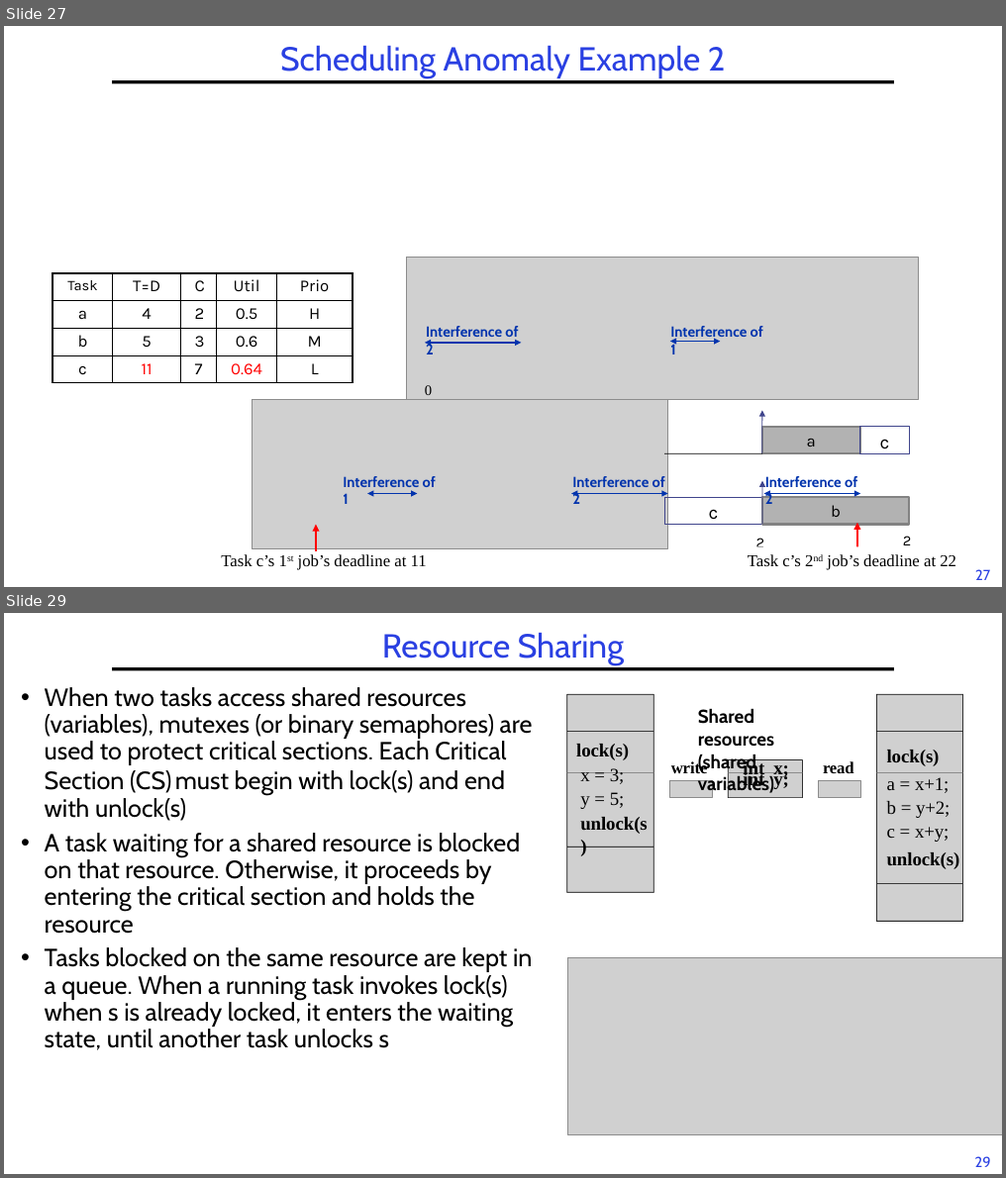
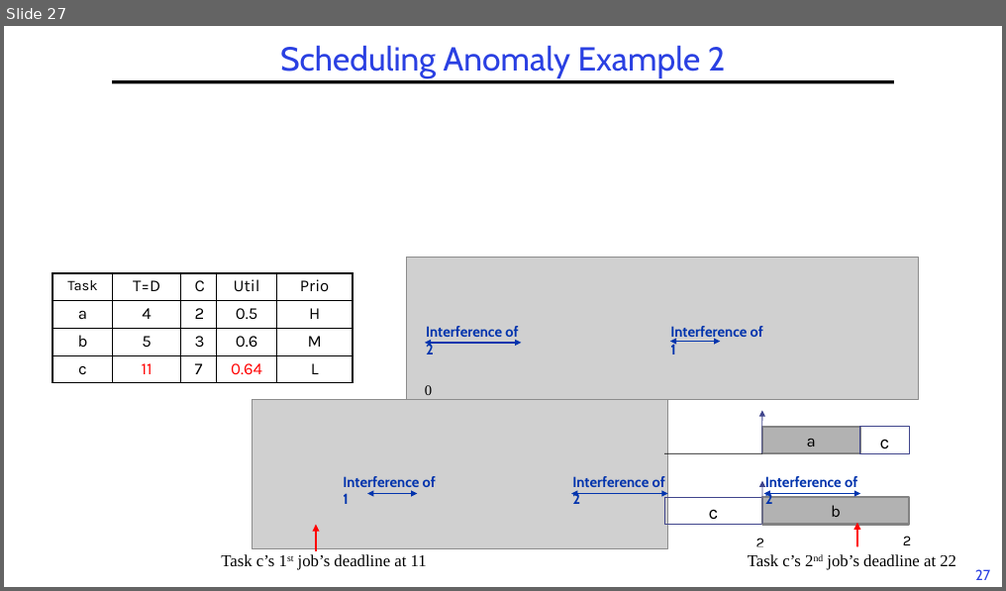
Before and after one commit to guhofstra/CSC112Fa26, a slide deck: PPTs/L6-RTScheduling II.pptx. Shown one above the other, each under a label of ours: slides 27 and 29 before the commit, slide 27 after it; the slides between them are not shown. The pictures are 1006x1178 and 1006x591 pixels, drawn with LibreOffice and Linux fonts; fonts in the diff are those of the drawing; grey boxes stand for pictures. Boxes give left, top, right and bottom in pixels: in the first picture for what was removed or moved away, otherwise in the second. Text is boxed around its words. In the diff, an @@ line names an element or a change of style, - is before the commit and + after.

```diff
--- a/PPTs/L6-RTScheduling II.pptx
+++ b/PPTs/L6-RTScheduling II.pptx
@@ slide 29 removed at bbox=[4, 613, 1002, 1174], background #FFFFFF; not listed: 2 template elements that a slide beside it also shows @@
@@ title removed at bbox=[382, 632, 624, 665] @@
-Resource Sharing
@@ text removed at bbox=[45, 687, 533, 1051] @@
-• When two tasks access shared resources (variables), mutexes (or binary semaphores) are used to protect critical sections. Each Critical Section (CS) must begin with lock(s) and end with unlock(s)
-• A task waiting for a shared resource is blocked on that resource. Otherwise, it proceeds by entering the critical section and holds the resource
-• Tasks blocked on the same resource are kept in a queue. When a running task invokes lock(s) when s is already locked, it enters the waiting state, until another task unlocks s
@@ text removed at bbox=[698, 708, 774, 796] @@
-Shared resources
-(shared variables)
@@ group removed at bbox=[567, 694, 963, 922]: 12 pictures, 10 freeform shapes, 5 texts @@
-write
-read
-int x;
-int y;
-lock(s)
-x = 3;
-y = 5;
-unlock(s)
-lock(s)
-a = x+1;
-b = y+2;
-c = x+y;
-unlock(s)
@@ picture removed at bbox=[568, 959, 1002, 1135] @@
```
Also in this commit, not shown: 1 slide changed, 28 other slides removed, 14 other files.
